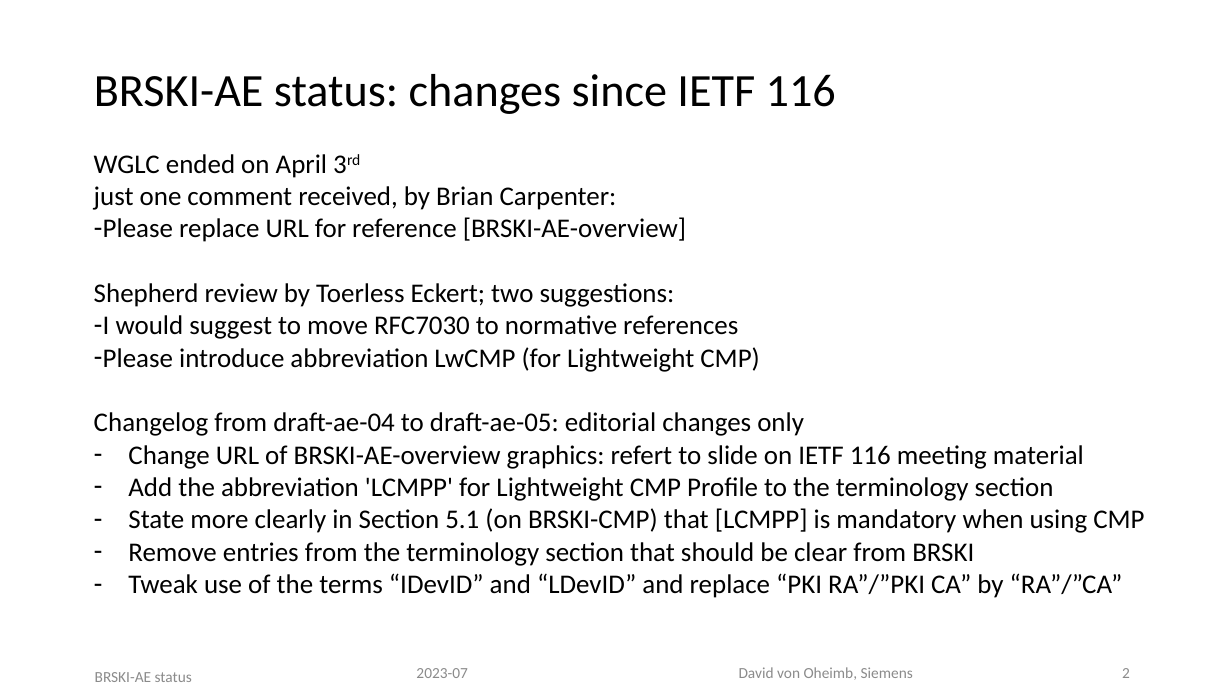
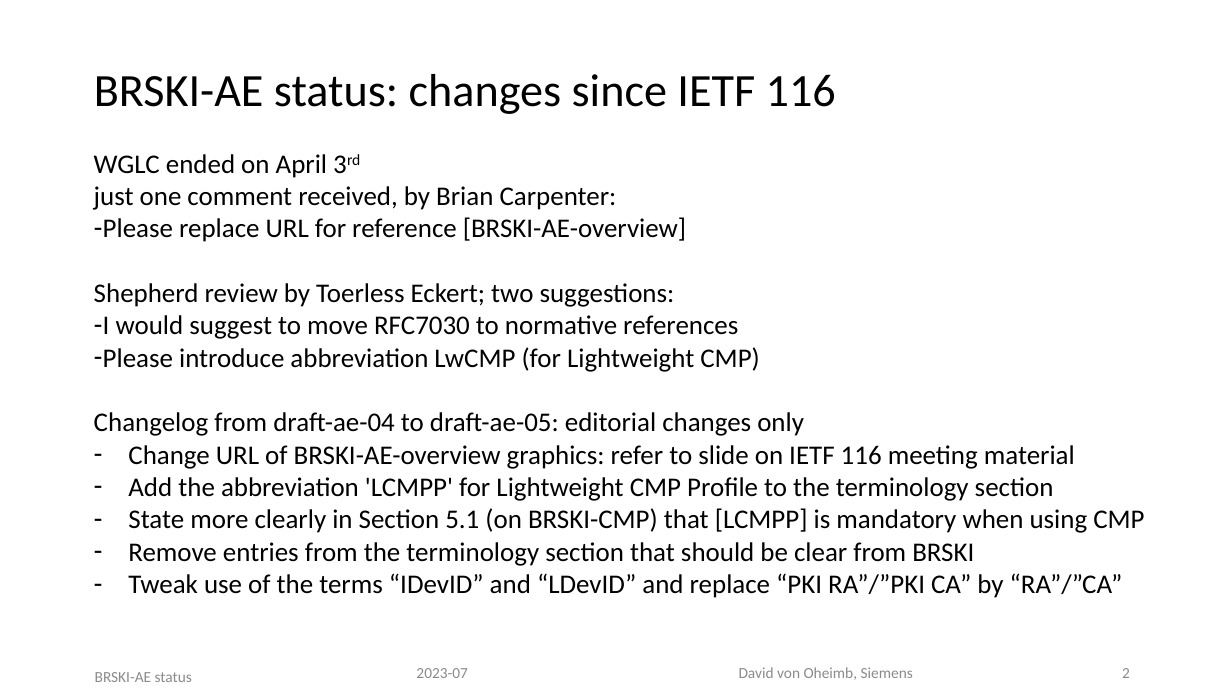
Before and after one commit to anima-wg/anima-brski-ae, a slide deck: slide 2 of presentations/slides-117-BRSKI-AE.pptx. Drawn at 1232x693 pixels with LibreOffice and Linux fonts; fonts in the diff are those of the drawing. Boxes give left, top, right and bottom in pixels: in the first picture for what was removed or moved away, otherwise in the second. Text is boxed around its words. In the diff, an @@ line names an element or a change of style, - is before the commit and + after.

Commit message:
slides-117-BRSKI-AE.pptx: fix typo

```diff
--- a/presentations/slides-117-BRSKI-AE.pptx
+++ b/presentations/slides-117-BRSKI-AE.pptx
@@ text at [128, 445, 1075, 469]: text changed @@
-– Change URL of BRSKI-AE-overview graphics: refert to slide on IETF 116 meeting material
+– Change URL of BRSKI-AE-overview graphics: refer to slide on IETF 116 meeting material
```
